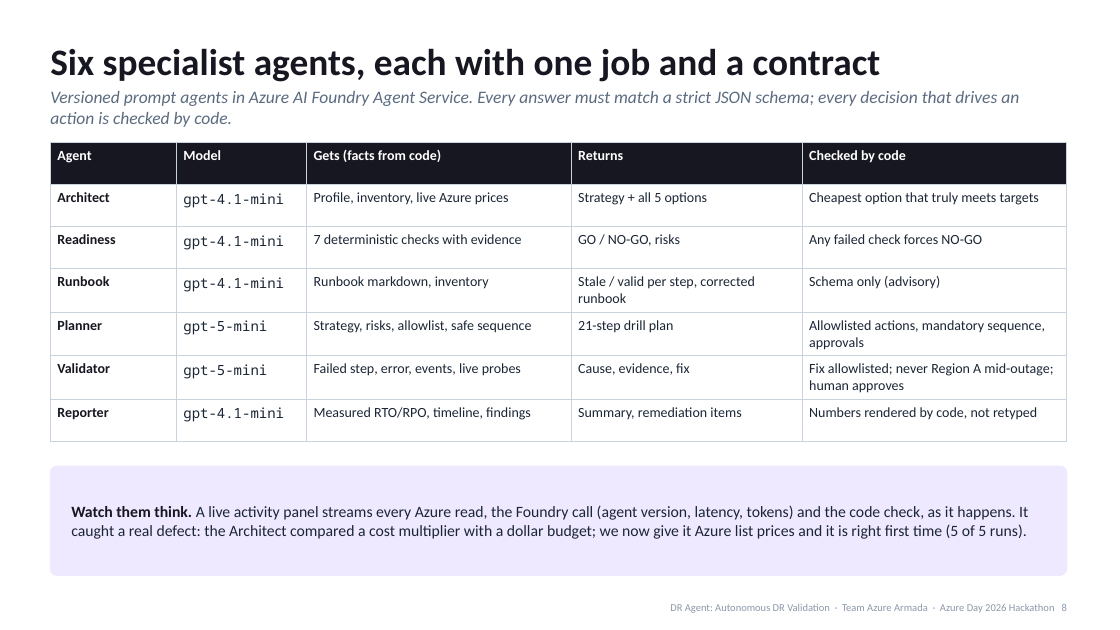
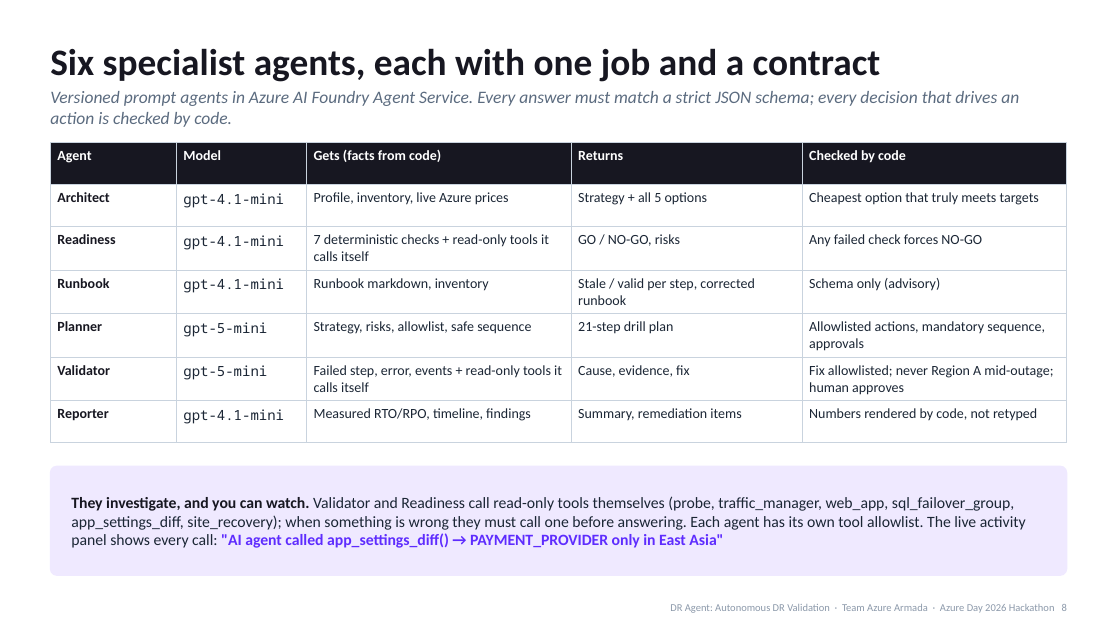
Before and after one commit to kishalr-virtusa/Azure-Armada, a slide deck: slide 8 of docs/deck/DR-Agent-Azure-Day-2026.pptx. Drawn at 1120x630 pixels with LibreOffice and Linux fonts; fonts in the diff are those of the drawing. Boxes give left, top, right and bottom in pixels: in the first picture for what was removed or moved away, otherwise in the second. Text is boxed around its words. In the diff, an @@ line names an element or a change of style, - is before the commit and + after.

```diff
--- a/docs/deck/DR-Agent-Azure-Day-2026.pptx
+++ b/docs/deck/DR-Agent-Azure-Day-2026.pptx
@@ table at [50,143,1067,428] @@
-row 3, column 3: 7 deterministic checks with evidence
+row 3, column 3: 7 deterministic checks + read-only tools it calls itself
-row 6, column 3: Failed step, error, events, live probes
+row 6, column 3: Failed step, error, events + read-only tools it calls itself
@@ text at [71,496,1026,548]: text changed @@
-Watch them think. A live activity panel streams every Azure read, the Foundry call (agent version, latency, tokens) and the code check, as it happens. It caught a real defect: the Architect compared a cost multiplier with a dollar budget; we now give it Azure list prices and it is right first time (5 of 5 runs).
+They investigate, and you can watch. Validator and Readiness call read-only tools themselves (probe, traffic_manager, web_app, sql_failover_group, app_settings_diff, site_recovery); when something is wrong they must call one before answering. Each agent has its own tool allowlist. The live activity panel shows every call: "AI agent called app_settings_diff() → PAYMENT_PROVIDER only in East Asia"
```
Also in this commit, not shown: 7 other slides changed, 1 slide added, 3 other files.
